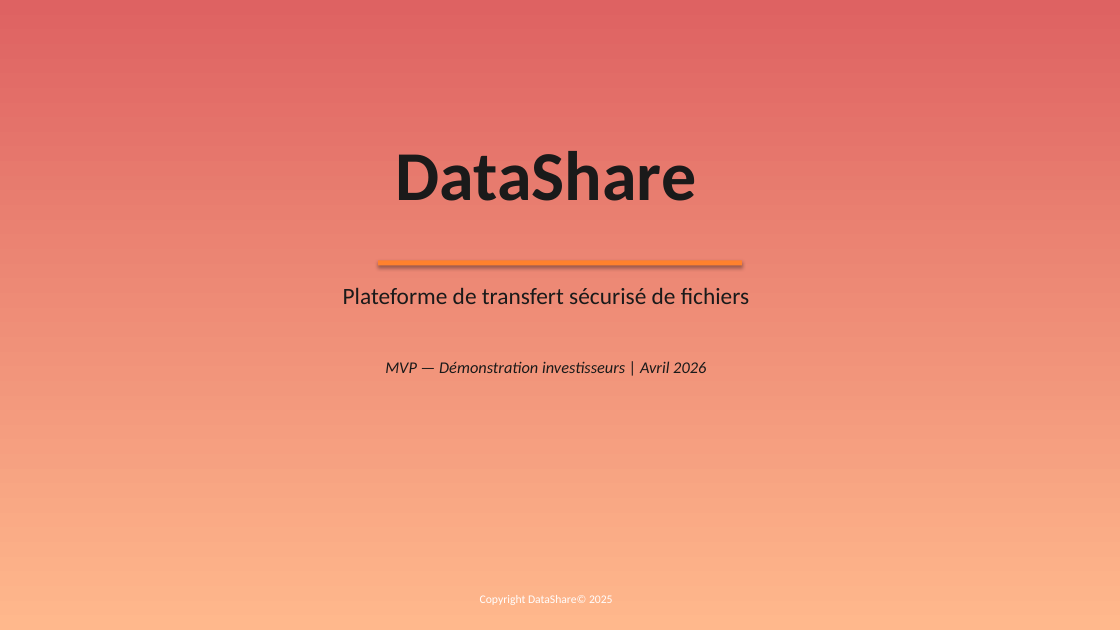
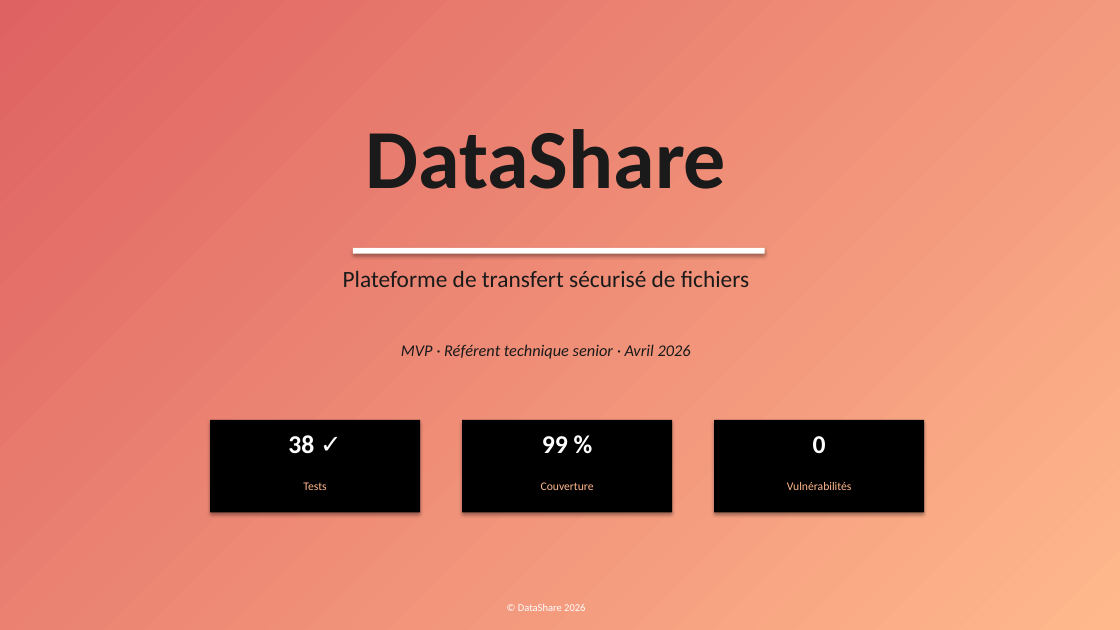
Before and after one commit to maliciouuus/P4_architect, a slide deck: slide 1 of docs/presentation_datashare.pptx. Drawn at 1120x630 pixels with LibreOffice and Linux fonts; fonts in the diff are those of the drawing. Boxes give left, top, right and bottom in pixels: in the first picture for what was removed or moved away, otherwise in the second. Text is boxed around its words. In the diff, an @@ line names an element or a change of style, - is before the commit and + after.

```diff
--- a/docs/presentation_datashare.pptx
+++ b/docs/presentation_datashare.pptx
@@ rectangle at (x1=0, y1=0, x2=1120, y2=630): fill #FFB88C to gradient #FFB88C to #DE6262 @@
@@ rectangle removed at (x1=0, y1=0, x2=1120, y2=630) @@
@@ text "DataShare" moved from (x1=396, y1=151, x2=697, y2=201) to (x1=366, y1=129, x2=727, y2=189) @@
@@ text "DataShare" at (x1=366, y1=129, x2=727, y2=189): size 60 to 72 pt @@
@@ text "Plateforme de transfert sécurisé de ..." moved from (x1=343, y1=287, x2=749, y2=304) to (x1=343, y1=270, x2=749, y2=287) @@
@@ rectangle resized from (x1=378, y1=260, x2=742, y2=266) to (x1=353, y1=248, x2=765, y2=254) @@
@@ rectangle at (x1=353, y1=248, x2=765, y2=254): fill #FF812D to #FFFFFF @@
@@ text at (x1=401, y1=344, x2=691, y2=359): text changed @@
-MVP — Démonstration investisseurs | Avril 2026
+MVP · Référent technique senior · Avril 2026
@@ rectangle added at (x1=210, y1=420, x2=420, y2=513), fill #000000 @@
@@ text added at (x1=288, y1=435, x2=314, y2=454), 22 pt, text #FFFFFF, bold @@
+38 ✓
@@ rectangle added at (x1=462, y1=420, x2=672, y2=513), fill #000000 @@
@@ text added at (x1=542, y1=436, x2=568, y2=453), 22 pt, text #FFFFFF, bold @@
+99 %
@@ rectangle added at (x1=714, y1=420, x2=924, y2=513), fill #000000 @@
@@ text added at (x1=813, y1=436, x2=826, y2=453), 22 pt, text #FFFFFF, bold @@
+0
@@ text added at (x1=303, y1=482, x2=326, y2=490), 10 pt, text #FFB88C @@
+Tests
@@ text added at (x1=541, y1=482, x2=594, y2=490), 10 pt, text #FFB88C @@
+Couverture
@@ text added at (x1=787, y1=482, x2=852, y2=490), 10 pt, text #FFB88C @@
+Vulnérabilités
@@ text at (x1=518, y1=604, x2=585, y2=611): text changed; size 10 to 9 pt @@
-Copyright DataShare© 2025
+© DataShare 2026
```
Also in this commit, not shown: 5 other slides changed, 7 slides added, 4 slides removed, 12 other files.
